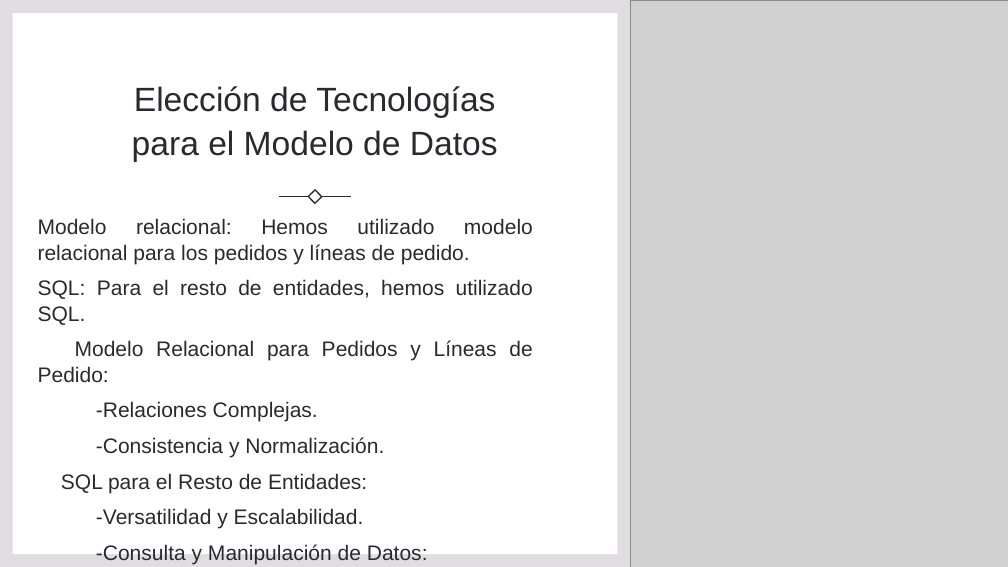
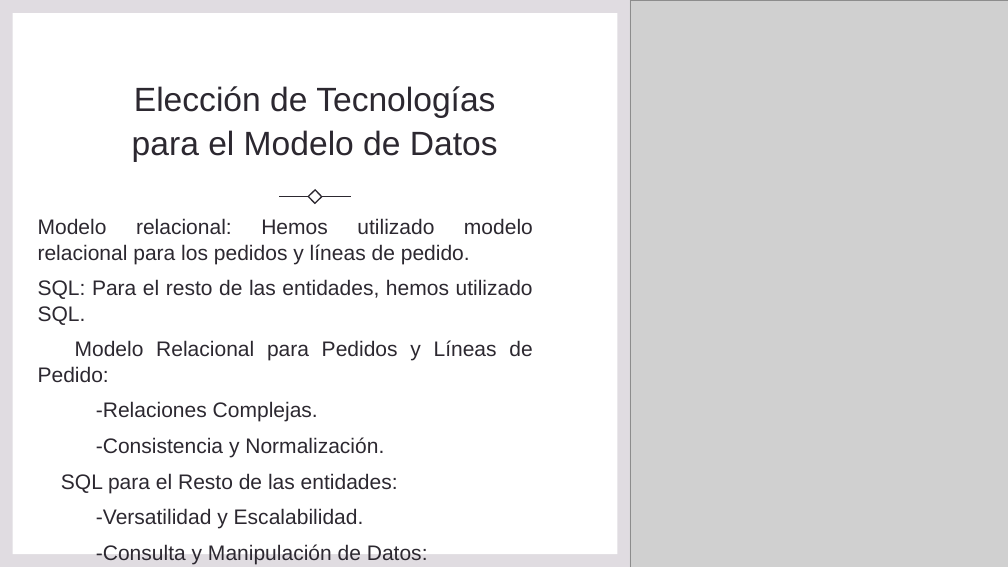
Before and after one commit to Madirex/nest-rest-bookstore, a slide deck: slide 6 of Nullers.pptx. Drawn at 1008x567 pixels with LibreOffice and Linux fonts; fonts in the diff are those of the drawing; grey boxes stand for pictures. Boxes give left, top, right and bottom in pixels: in the first picture for what was removed or moved away, otherwise in the second. Text is boxed around its words. In the diff, an @@ line names an element or a change of style, - is before the commit and + after.

Commit message:
fixed pptx

```diff
--- a/Nullers.pptx
+++ b/Nullers.pptx
@@ text at bbox=[38, 279, 533, 325]: text changed @@
-SQL: Para el resto de entidades, hemos utilizado SQL.
+SQL: Para el resto de las entidades, hemos utilizado SQL.
@@ text at bbox=[61, 473, 398, 493]: text changed @@
-SQL para el Resto de Entidades:
+SQL para el Resto de las entidades:
```
Also in this commit, not shown: 3 other slides changed.
